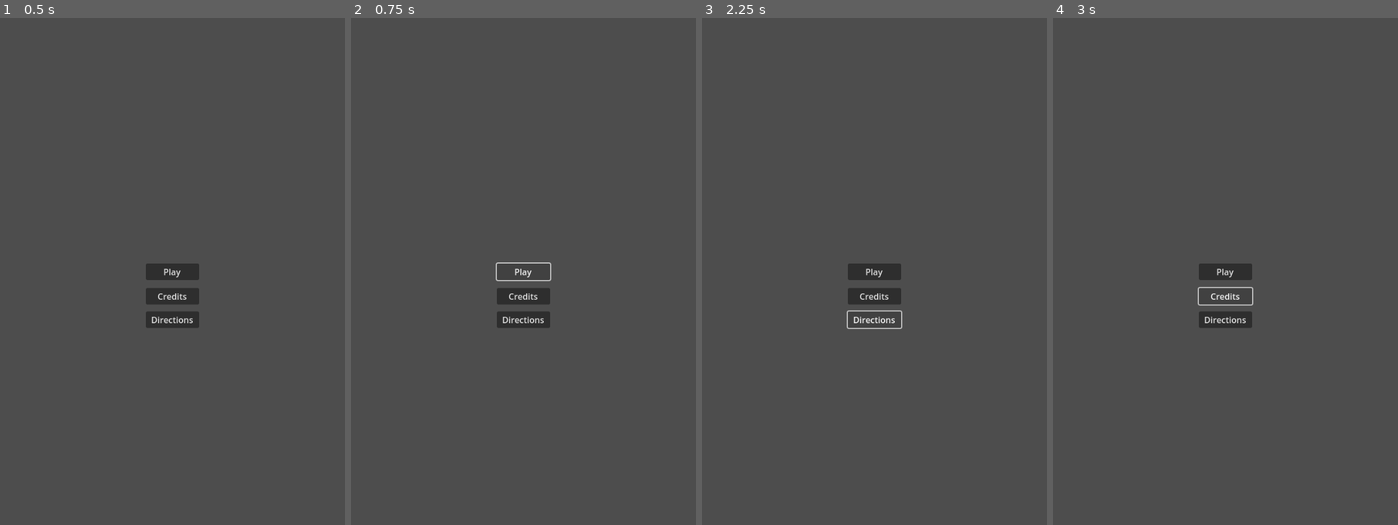
Above: before the commit, frames 1-4 (left to right).
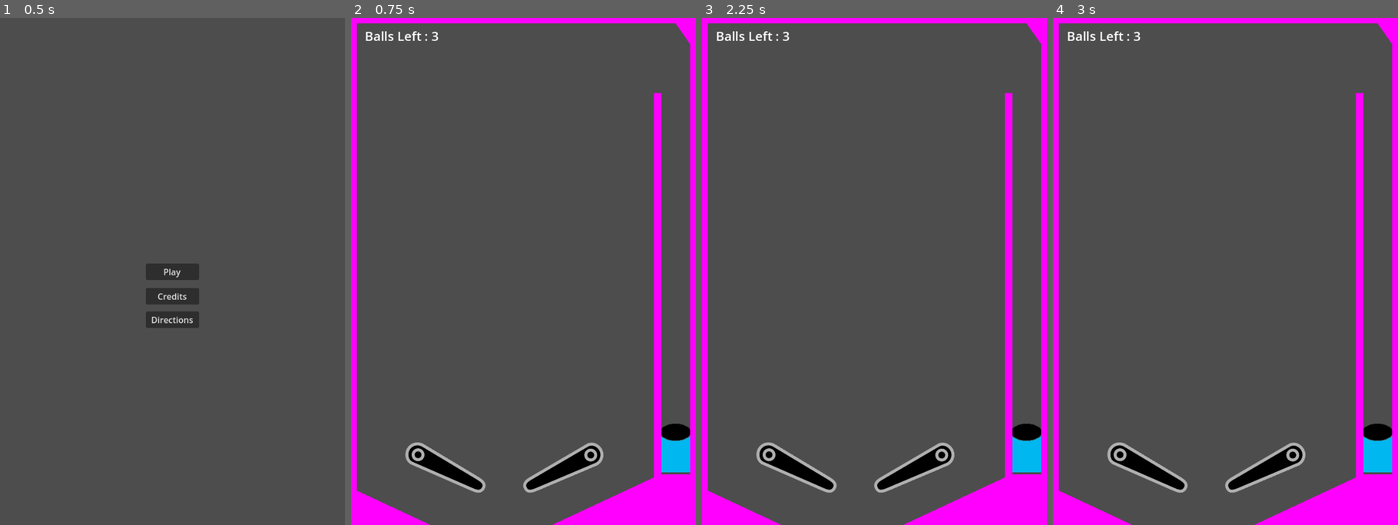
Above: after the commit, the same moments.

Repository: bsu-cs315/fp-team1-pinball
Game: Godot game, scene res://Title screen/title_screen.tscn
The game is run twice, just before and just after one commit, with the same random seed, the same clock (stepped at 60 frames per second) and the same inputs.
Inputs (mouse positions are in pixels of both pictures, inside the frame that each line leads up to):
- Up to frame 1 (0.5 s): no input
- Up to frame 2 (0.75 s): click "Play" at 0.5 s
- Up to frame 3 (2.25 s): click (874, 271) at 1.25 s, where only the run before the commit has a clickable "Play"; click (874, 322) at 2 s, where only the run before the commit has a clickable "Directions"
- Up to frame 4 (3 s): click (1225, 296) at 2.75 s, where only the run before the commit has a clickable "Credits"

Frame 1 is identical in both runs. In frame 2, 14% of the frame differs, in the area x 0-100%, y 0-100%; in frame 3, 14%; in frame 4, 14%.
Error before the commit: Parse Error: Expected node path as string or identifier after "$". (res://Title)

Commit message:
Remove unnecassary code

Diff:
--- a/project/Title screen/title_screen.gd
+++ b/project/Title screen/title_screen.gd
@@ -10,8 +10,3 @@
 
 func _on_directions_button_pressed() -> void:
 	$Directions/DirectionsLabel.visible = not $Directions/DirectionsLabel.visible
-
-func _show_only_label(label_path: String) -> void:
-	$Credits/CreditsLabel.visible = false
-	$Directions/DirectionsLabel.visible = false
-	$(label_path).visible = true
